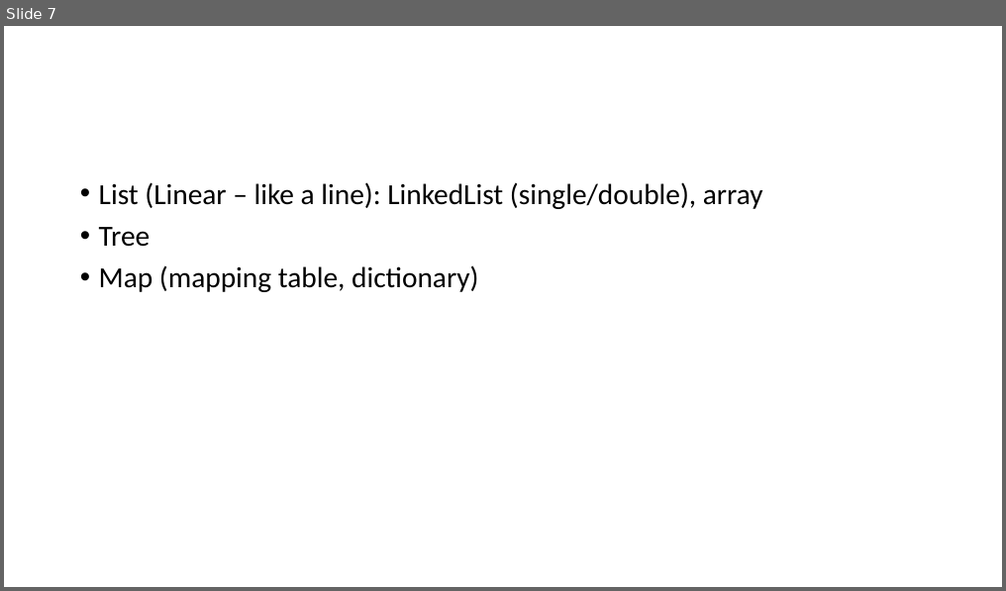
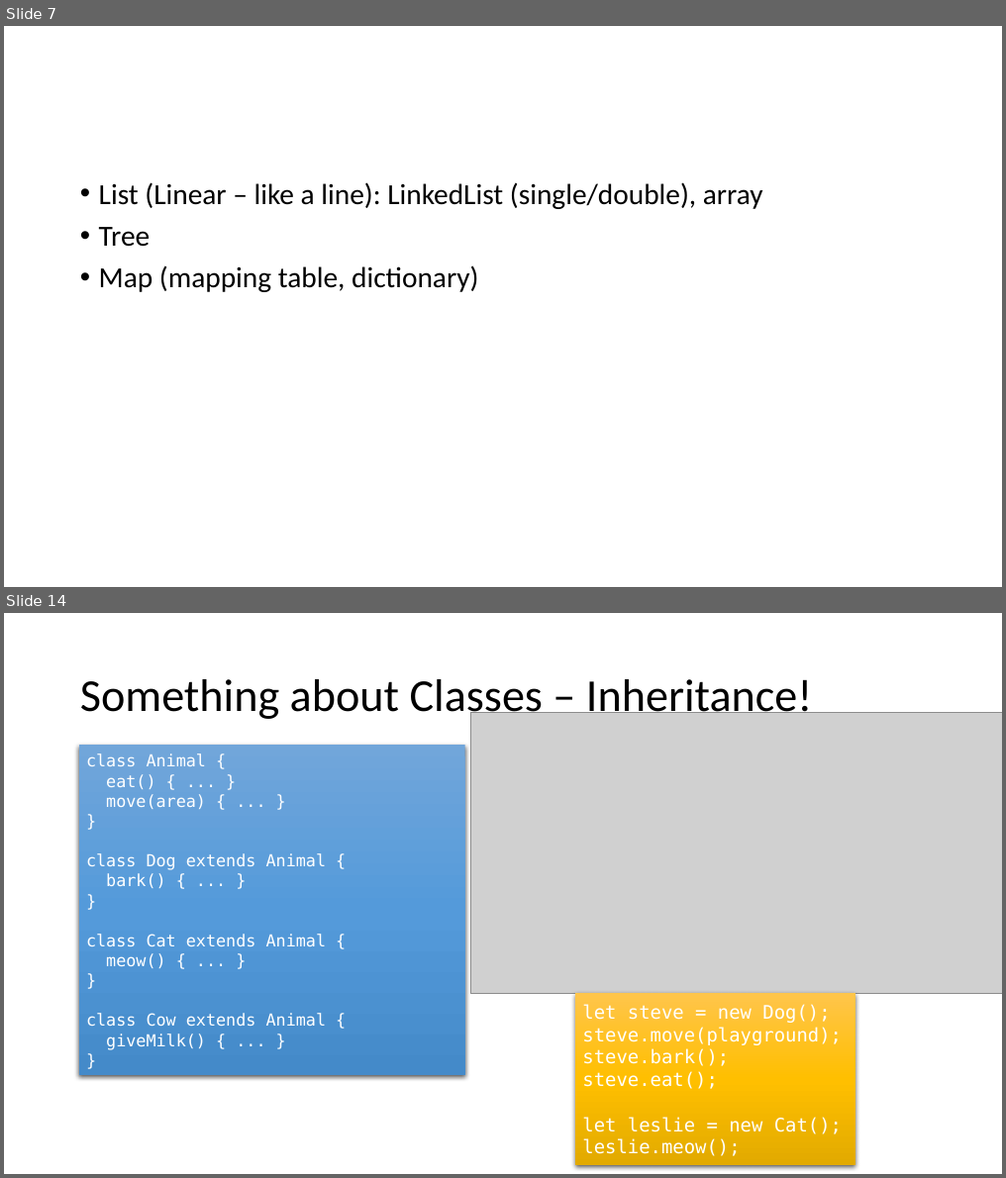
Before and after one commit to brianwhu/fun-in-js, a slide deck: documents/DataStructures.pptx. Shown one above the other, each under a label of ours: slide 7 before the commit, slides 7 and 14 after it; the slides between them are not shown. The pictures are 1006x591 and 1006x1178 pixels, drawn with LibreOffice and Linux fonts; fonts in the diff are those of the drawing; grey boxes stand for pictures. Boxes give left, top, right and bottom in pixels: in the first picture for what was removed or moved away, otherwise in the second. Text is boxed around its words. In the diff, an @@ line names an element or a change of style, - is before the commit and + after.

```diff
--- a/documents/DataStructures.pptx
+++ b/documents/DataStructures.pptx
@@ slide 14 added at (x1=4, y1=613, x2=1002, y2=1174), background #FFFFFF @@
@@ title added at (x1=80, y1=679, x2=813, y2=723), 44 pt, text #000000 @@
+Something about Classes – Inheritance!
@@ picture added at (x1=470, y1=713, x2=1002, y2=993) @@
@@ rectangle added at (x1=79, y1=745, x2=465, y2=1075), fill gradient #71A6DB to #559BDB to #448ACA, 16 pt, text #FFFFFF @@
+class Animal {
+eat() { ... }
+move(area) { ... }
+}
+class Dog extends Animal {
+bark() { ... }
+}
+class Cat extends Animal {
+meow() { ... }
+}
+class Cow extends Animal {
+giveMilk() { ... }
+}
@@ rectangle added at (x1=575, y1=993, x2=856, y2=1165), fill gradient #FFC64B to #FFC000 to #E3AB00, 18 pt, text #FFFFFF @@
+let steve = new Dog();
+steve.move(playground);
+steve.bark();
+steve.eat();
+let leslie = new Cat();
+leslie.meow();
```
Also in this commit, not shown: 17 other slides added, 6 other files.
